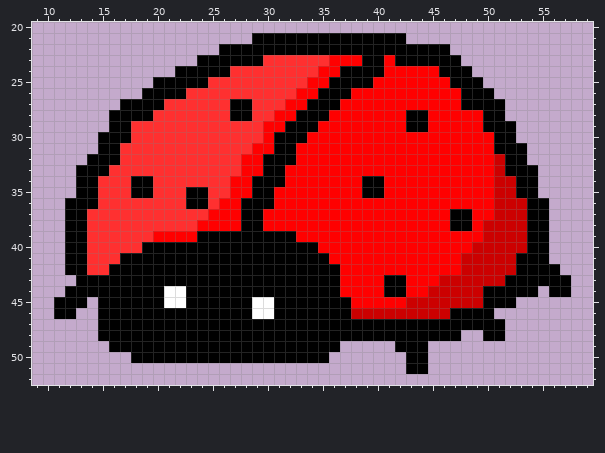
A pixel-art sprite gets an edit: src/assets/sprites/item/item_bug1.png. That is the earlier state.
The file is 64x64 pixels. Pixels under 10% opacity are left out. Shown: x 9..59, y 20..52.
The result:
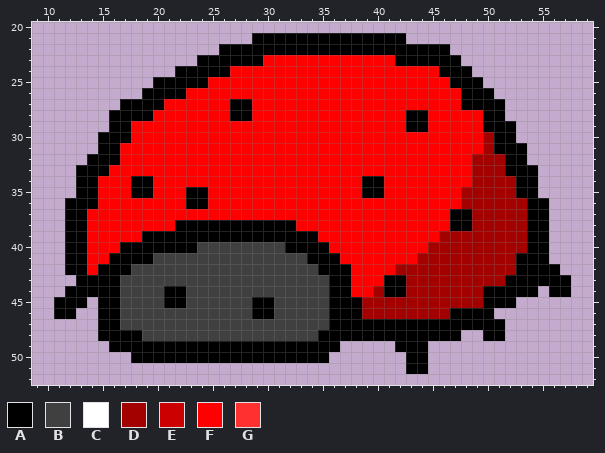
Palette (. is transparent): A #000000  B #404040  C #ffffff  D #a30000  E #cc0000  F #ff0000  G #ff3030
From old to new:
@@ x 9..59 @@
 22 .................AAAAAAAAAAAAAAAAAAAAA.............
-23 ...............AAAAAAGGGGGGFFFAAFAAAAAA............
-24 .............AAAAAGGGGGGGGFFAAAAFFFFFAAA...........
-25 ...........AAAAAGGGGGGGGGFFAAAAFFFFFFFAAA..........
-26 ..........AAAAGGGGGGGGGGFFAAAFFFFFFFFFFAAA.........
-27 ........AAAAGGGGGGAAGGGFFAAAFFFFFFFFFFFAAAA........
-28 .......AAAAGGGGGGGAAGGFFAAAFFFFFFFAAFFFFFAA........
-29 .......AAGGGGGGGGGGGGFFAAAFFFFFFFFAAFFFFFAAA.......
-30 ......AAAGGGGGGGGGGGGFAAAFFFFFFFFFFFFFFFFFAA.......
-31 ......AAGGGGGGGGGGGGFFAAFFFFFFFFFFFFFFFFFFAAA......
-32 .....AAAGGGGGGGGGGGFFAAAFFFFFFFFFFFFFFFFFFEAA......
-33 ....AAAGGGGGGGGGGGGFFAAFFFFFFFFFFFFFFFFFFFEAAA.....
-34 ....AAGGGAAGGGGGGGFFAAAFFFFFFFAAFFFFFFFFFFEEAA.....
-35 ....AAGGGAAGGGAAGGFFAAFFFFFFFFAAFFFFFFFFFFEEAA.....
-36 ...AAAGGGGGGGGAAGFFAAAFFFFFFFFFFFFFFFFFFFFEEEAA....
-37 ...AAGGGGGGGGGGGFFFAAFFFFFFFFFFFFFFFFFAAFFEEEAA....
-38 ...AAGGGGGGGGGGFFFFAAFFFFFFFFFFFFFFFFFAAFEEEEAA....
-39 ...AAGGGGGGFFFFAAAAAAAAAFFFFFFFFFFFFFFFFFEEEEAA....
-40 ...AAGGGGGAAAAAAAAAAAAAAAAFFFFFFFFFFFFFFEEEEEAA....
-41 ...AAGGGAAAAAAAAAAAAAAAAAAAFFFFFFFFFFFFEEEEEAAA....
-42 ...AAGGAAAAAAAAAAAAAAAAAAAAAFFFFFFFFFFFEEEEEAAAA...
-43 ....AAAAAAAAAAAAAAAAAAAAAAAAFFFFAAFFFEEEEEEAAAAAA..
-44 ...AAAAAAAAACCAAAAAAAAAAAAAAFFFFAAFFEEEEEAAAAA.AA..
-45 ..AAA.AAAAAACCAAAAAACCAAAAAAAFFFFFEEEEEEEAAA.......
-46 ..AA..AAAAAAAAAAAAAACCAAAAAAAEEEEEEEEEAAAA.........
-47 ......AAAAAAAAAAAAAAAAAAAAAAAAAAAAAAAAAAAAA........
-48 ......AAAAAAAAAAAAAAAAAAAAAAAAAAAAAAAAA..AA........
+23 ...............AAAAAAFFFFFFFFFFFFAAAAAA............
+24 .............AAAAAFFFFFFFFFFFFFFFFFFFAAA...........
+25 ...........AAAAAFFFFFFFFFFFFFFFFFFFFFFAAA..........
+26 ..........AAAAFFFFFFFFFFFFFFFFFFFFFFFFFAAA.........
+27 ........AAAAFFFFFFAAFFFFFFFFFFFFFFFFFFFAAAA........
+28 .......AAAAFFFFFFFAAFFFFFFFFFFFFFFAAFFFFFAA........
+29 .......AAFFFFFFFFFFFFFFFFFFFFFFFFFAAFFFFFAAA.......
+30 ......AAAFFFFFFFFFFFFFFFFFFFFFFFFFFFFFFFFDAA.......
+31 ......AAFFFFFFFFFFFFFFFFFFFFFFFFFFFFFFFFFDAAA......
+32 .....AAAFFFFFFFFFFFFFFFFFFFFFFFFFFFFFFFFDDDAA......
+33 ....AAAFFFFFFFFFFFFFFFFFFFFFFFFFFFFFFFFFDDDAAA.....
+34 ....AAFFFAAFFFFFFFFFFFFFFFFFFFAAFFFFFFFFDDDDAA.....
+35 ....AAFFFAAFFFAAFFFFFFFFFFFFFFAAFFFFFFFDDDDDAA.....
+36 ...AAAFFFFFFFFAAFFFFFFFFFFFFFFFFFFFFFFFDDDDDDAA....
+37 ...AAFFFFFFFFFFFFFFFFFFFFFFFFFFFFFFFFFAADDDDDAA....
+38 ...AAFFFFFFFFAAAAAAAAAAAFFFFFFFFFFFFFFAADDDDDAA....
+39 ...AAFFFFFAAAAAAAAAAAAAAAAFFFFFFFFFFFDDDDDDDDAA....
+40 ...AAFFFAAAAAAABBBBBBBBAAAAFFFFFFFFFDDDDDDDDDAA....
+41 ...AAFFAAAABBBBBBBBBBBBBBAAAFFFFFFFDDDDDDDDDAAA....
+42 ...AAFAAABBBBBBBBBBBBBBBBBAAAFFFFDDDDDDDDDDDAAAA...
+43 ....AAAABBBBBBBBBBBBBBBBBBBAAFFFAADDDDDDDDDAAAAAA..
+44 ...AAAAABBBBAABBBBBBBBBBBBBAAFFDAADDDDDDDAAAAA.AA..
+45 ..AAA.AABBBBAABBBBBBAABBBBBAAADDDDDDDDDDDAAA.......
+46 ..AA..AABBBBBBBBBBBBAABBBBBAAADDDDDDDDAAAA.........
+47 ......AABBBBBBBBBBBBBBBBBBBAAAAAAAAAAAAAAAA........
+48 ......AAAABBBBBBBBBBBBBBBBAAAAAAAAAAAAA..AA........
 49 .......AAAAAAAAAAAAAAAAAAAAA.....AAA...............
Boxes around the changes in both pictures, in picture pixels (x1, y1, x2, y2):
changed: (87, 55, 527, 341)
